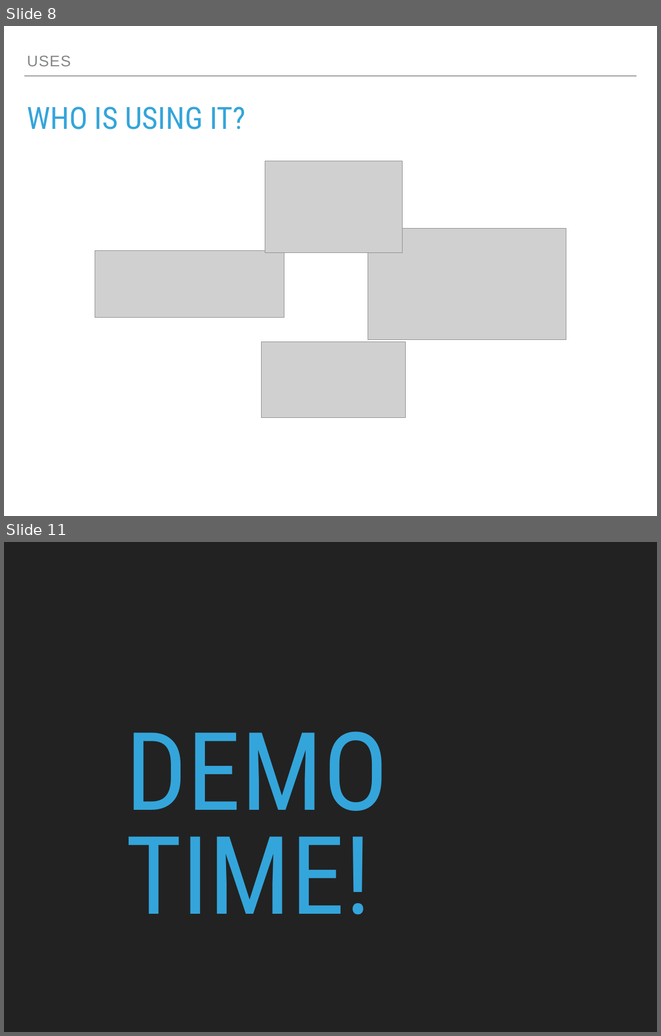
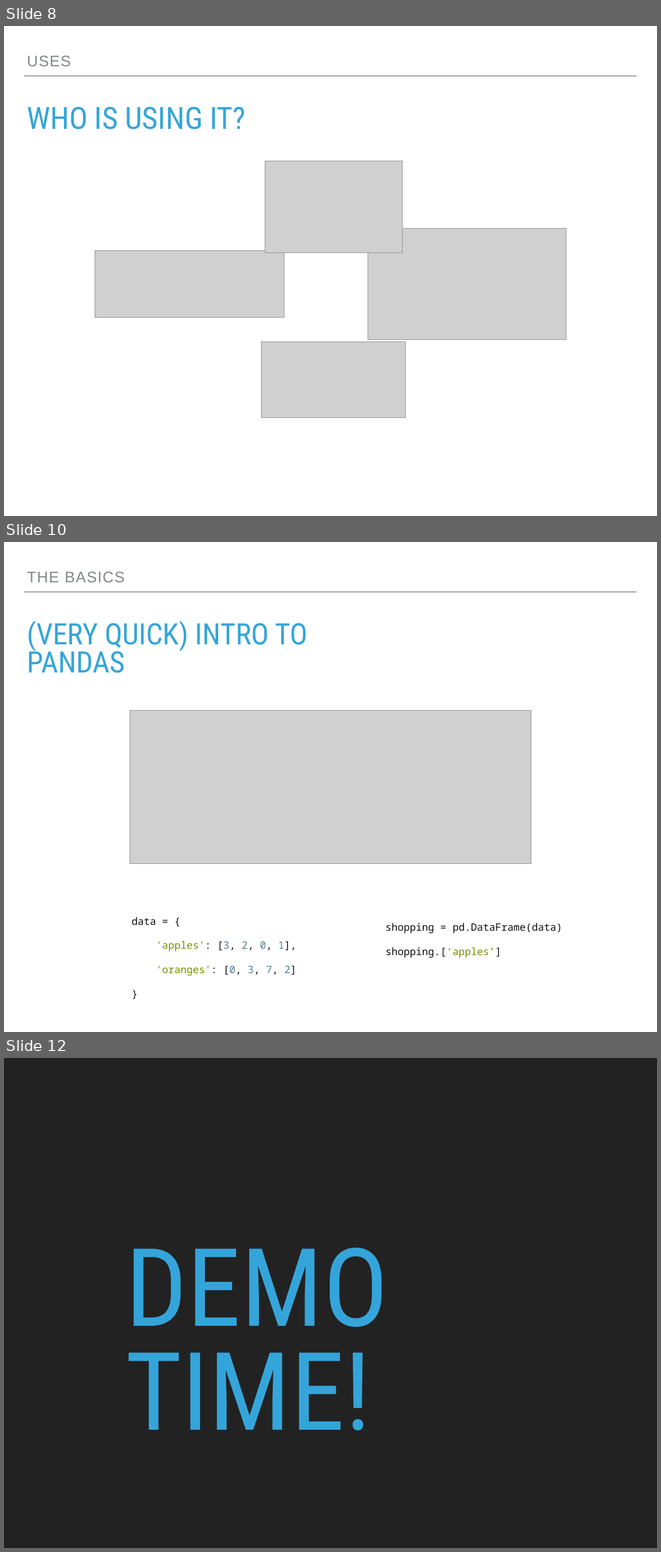
Before and after one commit to wizofe/lse-titanic, a slide deck: titanic_intro_python.pptx. Shown one above the other, each under a label of ours: slides 8 and 11 before the commit, slides 8, 10 and 12 after it; the slides between them are not shown. The pictures are 661x1036 and 661x1552 pixels, drawn with LibreOffice and Linux fonts; fonts in the diff are those of the drawing; grey boxes stand for pictures. Boxes give left, top, right and bottom in pixels: in the first picture for what was removed or moved away, otherwise in the second. Text is boxed around its words. In the diff, an @@ line names an element or a change of style, - is before the commit and + after.

```diff
--- a/titanic_intro_python.pptx
+++ b/titanic_intro_python.pptx
@@ slide 10 added at box(4, 542, 657, 1032), background #FFFFFF; not listed: 1 template element that a slide beside it also shows @@
@@ text added at box(27, 572, 125, 582), 24 pt, text #838787 @@
+THE BASICS
@@ title added at box(27, 620, 308, 673), 46.2 pt, text #34A5DA @@
+(VERY QUICK) INTRO TO PANDAS
@@ picture added at box(130, 710, 531, 864) @@
@@ text added at box(132, 917, 297, 976), 16 pt, text #111111 @@
+data = {
+'apples': [3, 2, 0, 1],
+'oranges': [0, 3, 7, 2]
+}
@@ text added at box(386, 923, 562, 958), 16 pt, text #111111 @@
+shopping = pd.DataFrame(data)
+shopping.[‘apples’]
@@ what was slide 11 is now slide 12 @@
```
Also in this commit, not shown: 6 slides changed, 3 other slides added.
